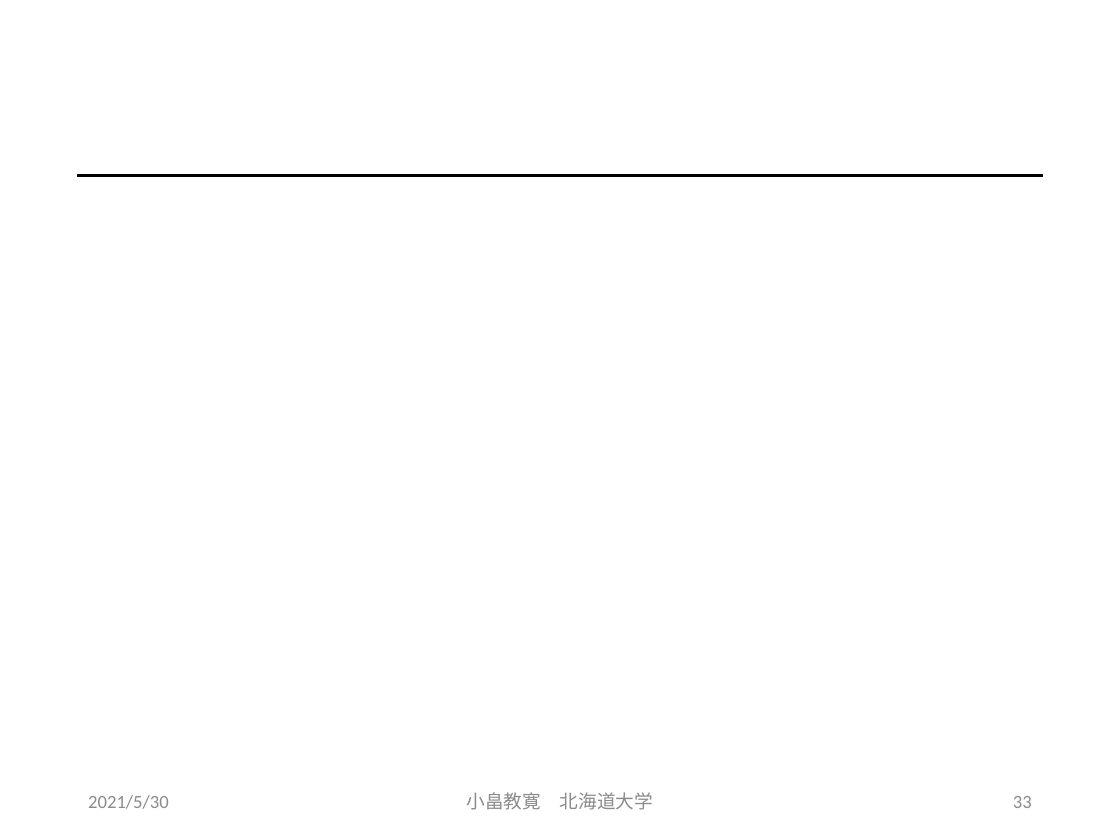
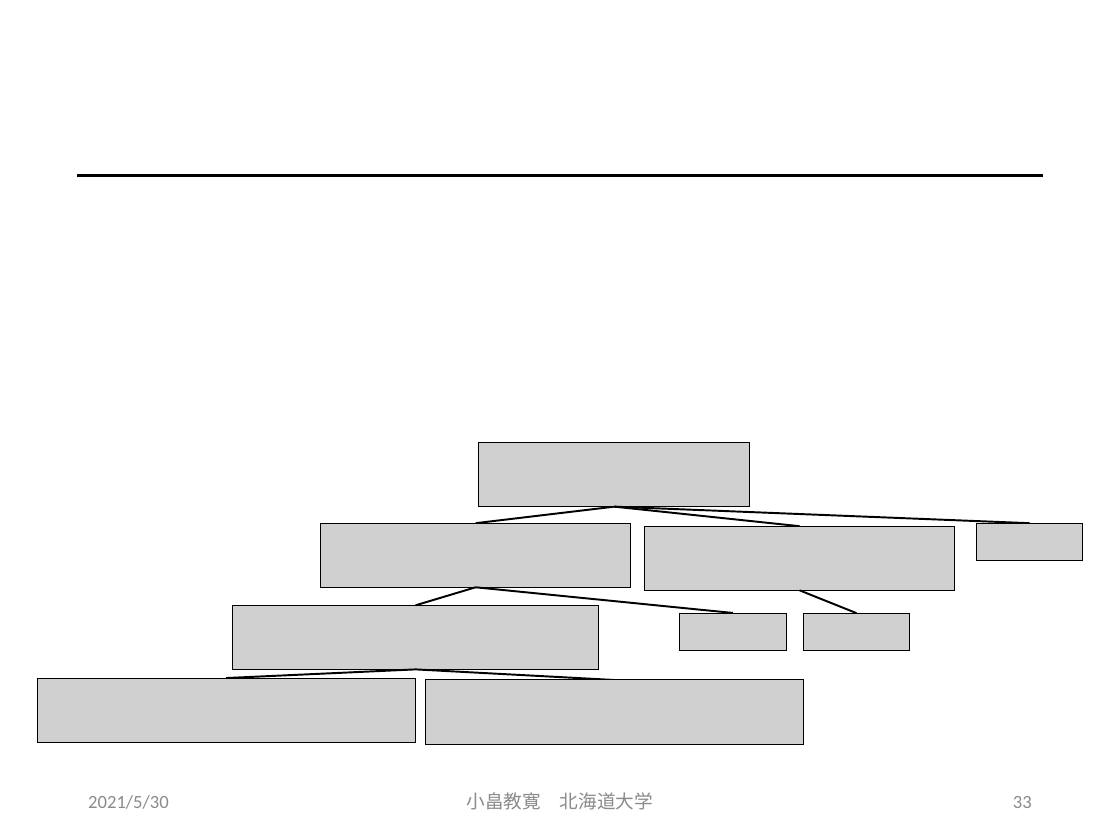
Before and after one commit to obatakyoukan/isomorphism, a slide deck: slide 33 of Isomorphism.pptx. Drawn at 1120x840 pixels with LibreOffice and Linux fonts; fonts in the diff are those of the drawing; grey boxes stand for pictures. Boxes give left, top, right and bottom in pixels: in the first picture for what was removed or moved away, otherwise in the second. Text is boxed around its words. In the diff, an @@ line names an element or a change of style, - is before the commit and + after.

Commit message:
Refineからの木の生成の説明

```diff
--- a/Isomorphism.pptx
+++ b/Isomorphism.pptx
@@ group added at (37,442,1083,744): 9 pictures, 8 lines @@
```
